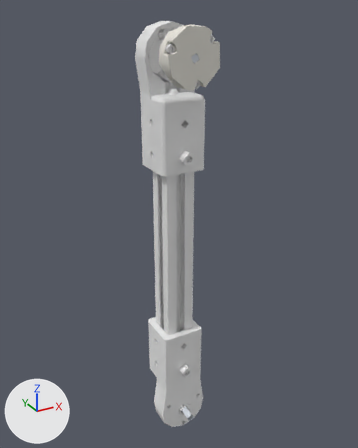
The glTF model src/models/art2.glb: old version first, new version second.
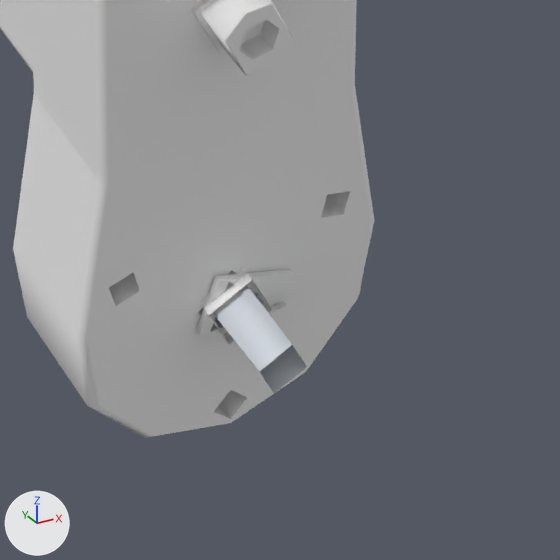
There are two pictures of each version: one whole from a 50 mm lens placed at (-1.32, -2.43, 2.6), pointed at (0.06, 0.09, 1.34), one close up on the part from 43% to 64% of the width and 82% to 99% of the height. Every picture has the same lights, and +X, +Y and +Z are marked at lower left. The last two pictures show the newer version. Where no turn or scale is listed for an object, it has been applied to the vertices. Vertices at exactly the same position are counted once.

Objects in the first close-up: 'art2'.
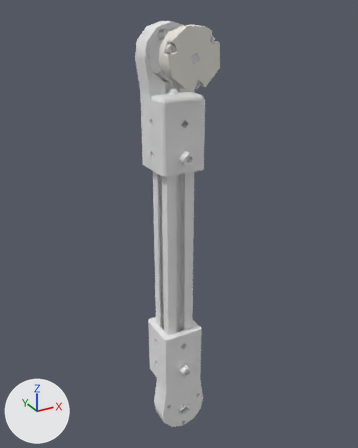
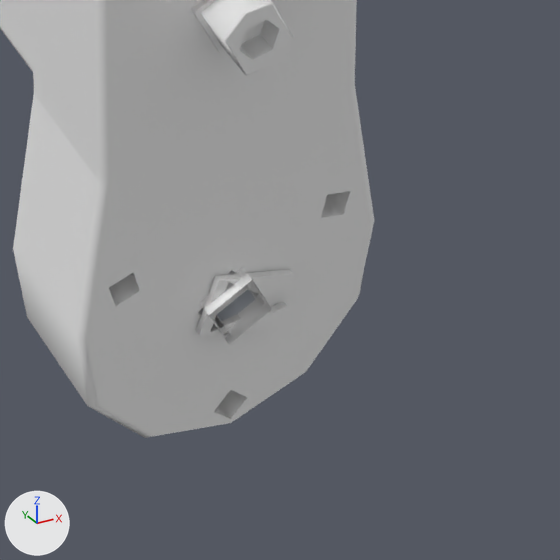
The newer file is also turned or shifted as a whole; pictures and numbers use the older file's frame.

The change in detail:
me_scanne_touch_completo_01_12311_007 has 4595 vertices, 9195 faces and spans x -0.16..0.17, y -0.19..0.29, z -0.16..2.52.
me_scanne_touch_completo_01_12311_007 is used by ob_art2; location (0.0, -0.001, 0.0).
Before the commit, vertices of me_scanne_touch_completo_01_12311_007: 1090 (0.03, -0.19, -0.01) at pixel (307, 366), 1091 (-0.01, -0.19, -0.02) at pixel (274, 393), 1092 (-0.02, -0.19, 0.01) at pixel (259, 371), 1093 (0.01, -0.19, 0.03) at pixel (292, 344).
Part 1, on me_scanne_touch_completo_01_12311_007:
Vertices 1090 to 1093 of me_scanne_touch_completo_01_12311_007 move by (0.0, 0.1, 0.0).

Location of each change, [x1, y1, x2, y2] in pixels of the close-ups (560 x 560 px; the box of a moved part takes in the faces that stretch with it):
part 1 of me_scanne_touch_completo_01_12311_007, moved or reshaped: before [212, 285, 307, 393]; after [217, 289, 255, 321]
